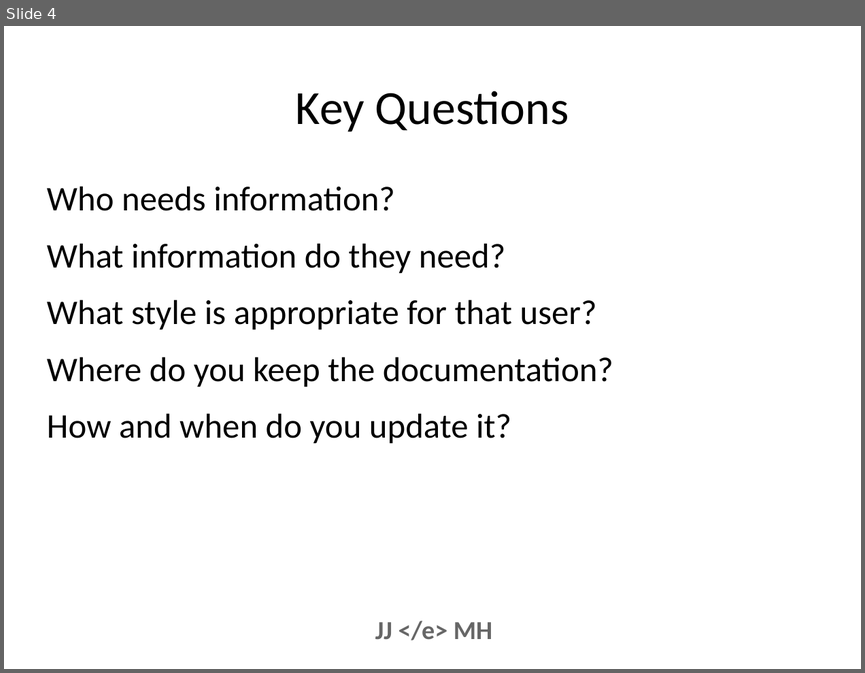
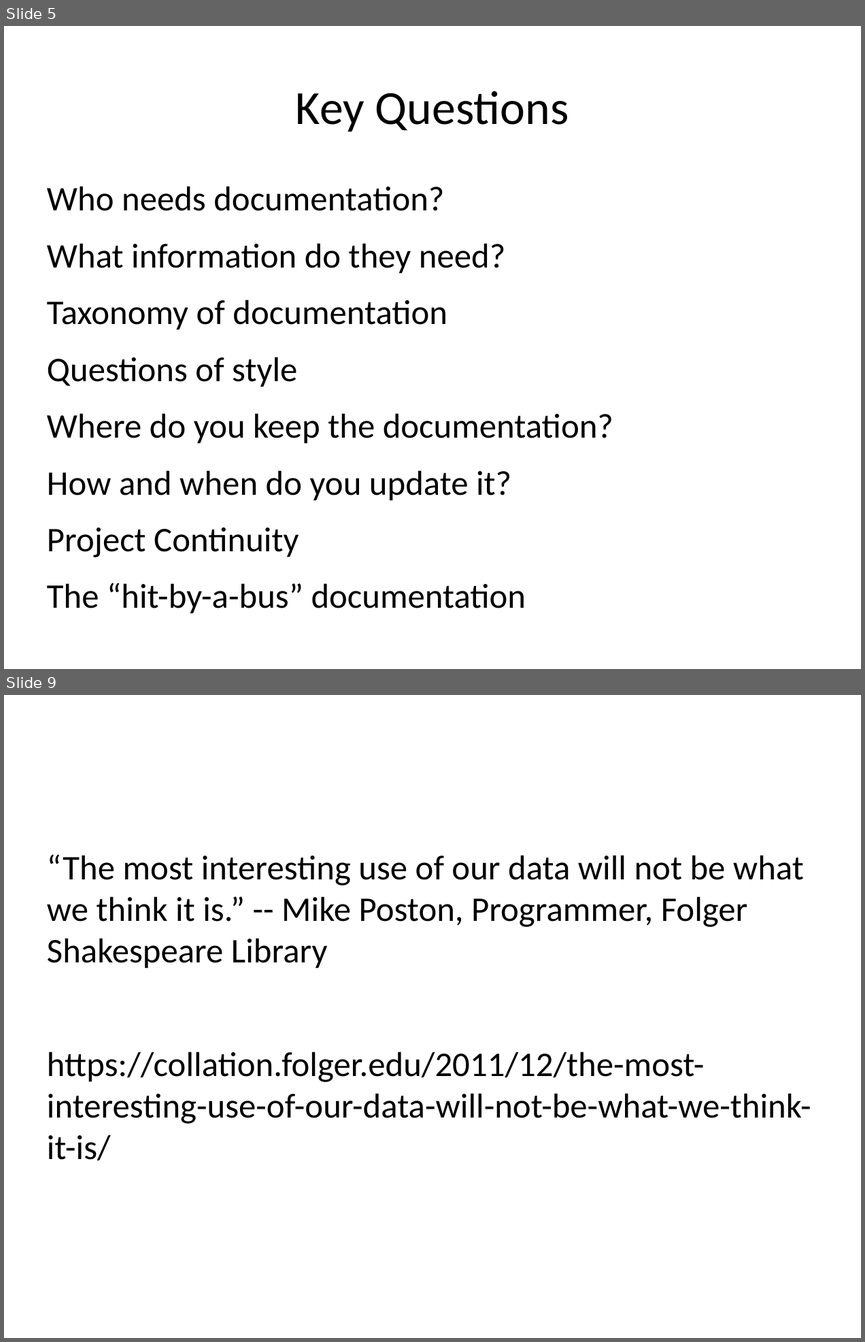
Before and after one commit to projectEndings/Endings, a slide deck: presentations/dhsi2019/documentation.odp. Shown one above the other, each under a label of ours: slide 4 before the commit, slides 5 and 9 after it; the slides between them are not shown. The pictures are 865x673 and 865x1342 pixels, drawn with LibreOffice and Linux fonts; fonts in the diff are those of the drawing. Boxes give left, top, right and bottom in pixels: in the first picture for what was removed or moved away, otherwise in the second. Text is boxed around its words. In the diff, an @@ line names an element or a change of style, - is before the commit and + after.

Commit message:
Updated documentation slides

```diff
--- a/presentations/dhsi2019/documentation.odp
+++ b/presentations/dhsi2019/documentation.odp
@@ slide 9 added at [4,695,861,1338], background #FFFFFF @@
@@ text added at [47,854,811,1160], 32 pt, text #000000 @@
+“The most interesting use of our data will not be what we think it is.” -- Mike Poston, Programmer, Folger Shakespeare Library
+https://collation.folger.edu/2011/12/the-most-interesting-use-of-our-data-will-not-be-what-we-think-it-is/
@@ what was slide 4 is now slide 5 @@
@@ slide 5 changed as well @@
@@ text at [47,186,444,211]: text changed @@
-Who needs information?
+Who needs documentation?
@@ text at [47,299,447,387]: text changed @@
-What style is appropriate for that user?
+Taxonomy of documentation
+Questions of style
@@ text at [47,527,526,614]: paragraphs added @@
+Project Continuity
+The “hit-by-a-bus” documentation
@@ text removed at [375,620,492,640] @@
-JJ </e> MH
```
Also in this commit, not shown: 10 other slides changed, 22 other slides added, 10 slides removed.
